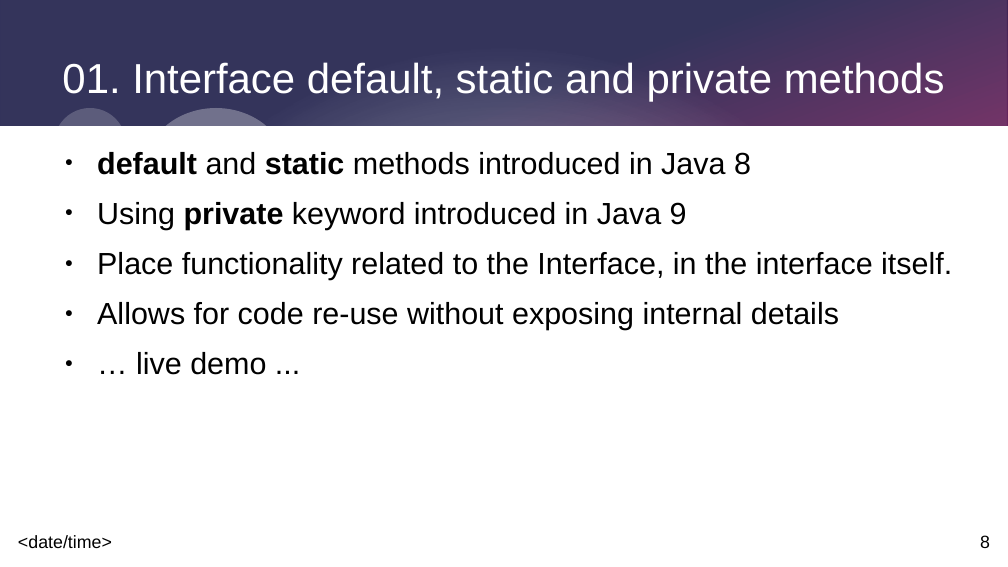
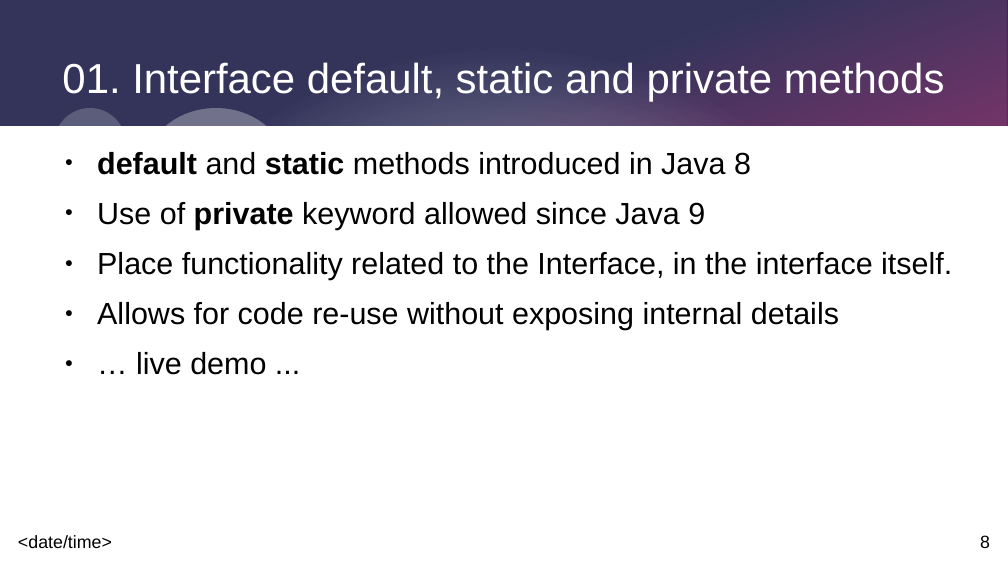
Before and after one commit to johnnyegel/Talk_JavaLatestAndGreatest, a slide deck: slide 8 of Presentation/JavaLatestAndGreatest.odp. Drawn at 1008x567 pixels with LibreOffice and Linux fonts; fonts in the diff are those of the drawing. Boxes give left, top, right and bottom in pixels: in the first picture for what was removed or moved away, otherwise in the second. Text is boxed around its words. In the diff, an @@ line names an element or a change of style, - is before the commit and + after.

```diff
--- a/Presentation/JavaLatestAndGreatest.odp
+++ b/Presentation/JavaLatestAndGreatest.odp
@@ text at box(97, 202, 705, 230): text changed @@
-● Using private keyword introduced in Java 9
+● Use of private keyword allowed since Java 9
```
Also in this commit, not shown: 1 other slide changed.
